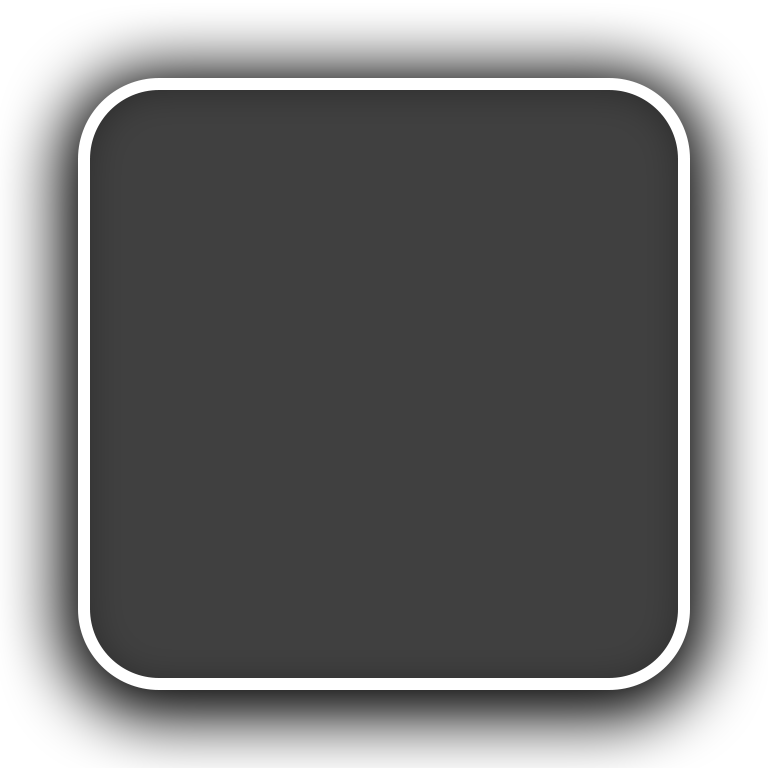
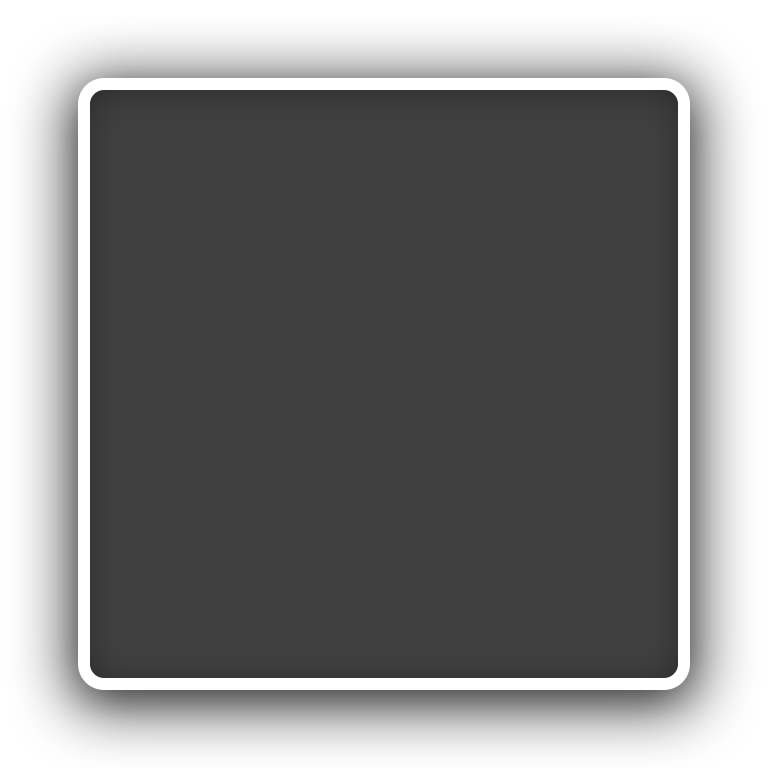
Revision of a layered 768 × 768 image; what changed, layer by layer:
painted on "Rectangle 1" over box(78, 78, 690, 690)
